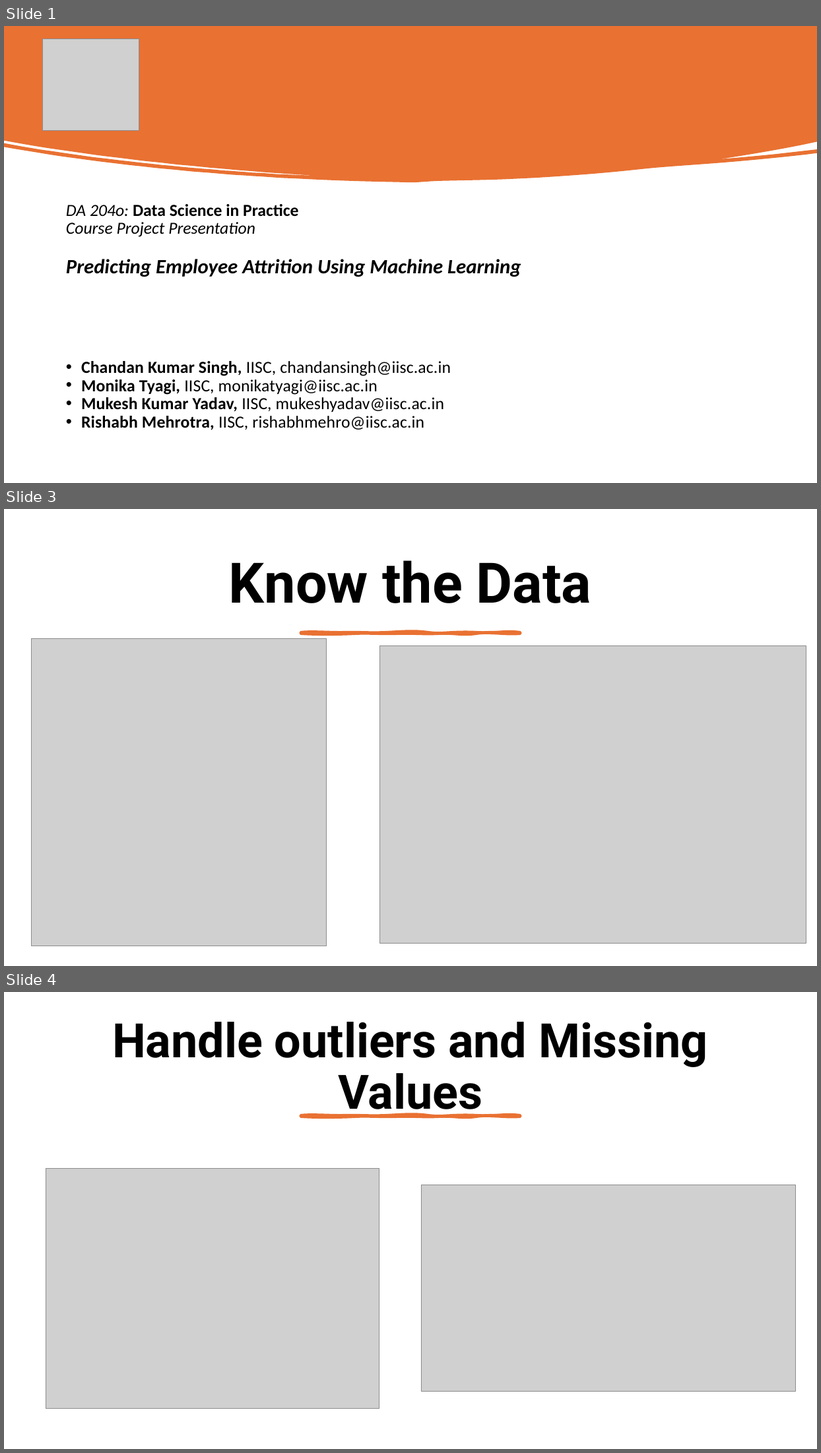
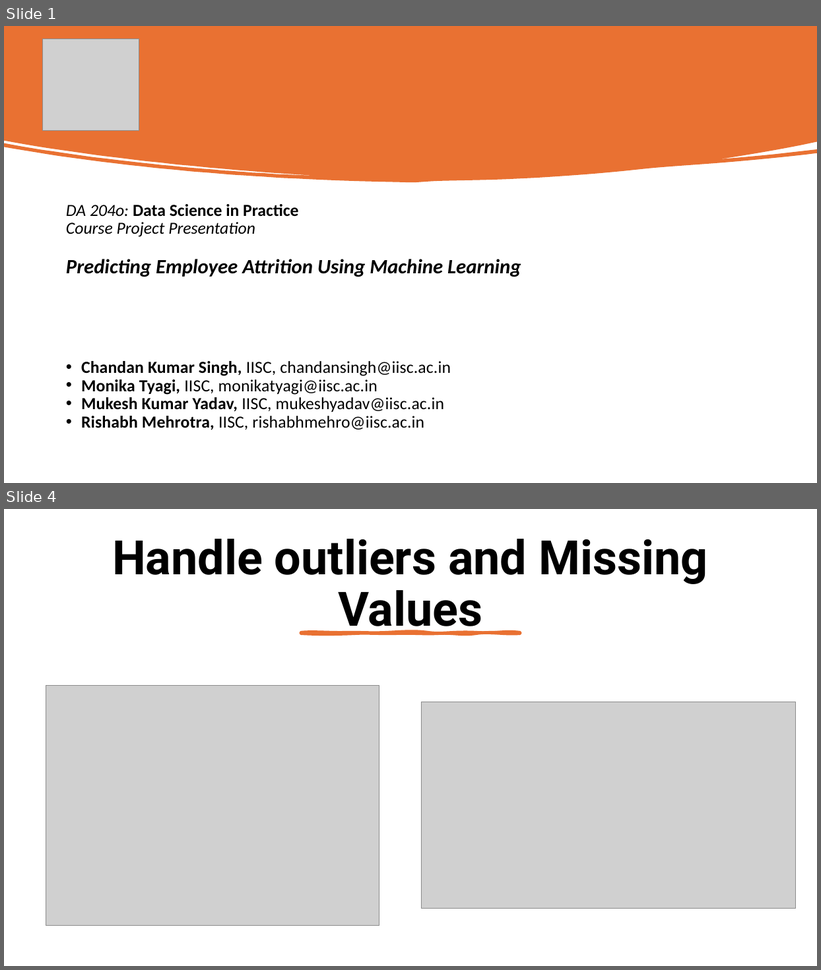
Before and after one commit to monikatyagiisc/employee-attrition-prediction, a slide deck: Project_Presentation_Employee_Attrition_Prediction.pptx. Shown one above the other, each under a label of ours: slides 1, 3 and 4 before the commit, slides 1 and 4 after it; the slides between them are not shown. The pictures are 821x1453 and 821x970 pixels, drawn with LibreOffice and Linux fonts; fonts in the diff are those of the drawing; grey boxes stand for pictures. Boxes give left, top, right and bottom in pixels: in the first picture for what was removed or moved away, otherwise in the second. Text is boxed around its words. In the diff, an @@ line names an element or a change of style, - is before the commit and + after.

```diff
--- a/Project_Presentation_Employee_Attrition_Prediction.pptx
+++ b/Project_Presentation_Employee_Attrition_Prediction.pptx
@@ slide 3 removed at [4, 509, 817, 966], background #FFFFFF @@
@@ title removed at [229, 560, 591, 603] @@
-Know the Data
@@ picture removed at [32, 639, 327, 947] @@
@@ freeform shape removed at [301, 632, 521, 634] @@
@@ picture removed at [380, 646, 806, 944] @@
```
Also in this commit, not shown: 1 slide added.
